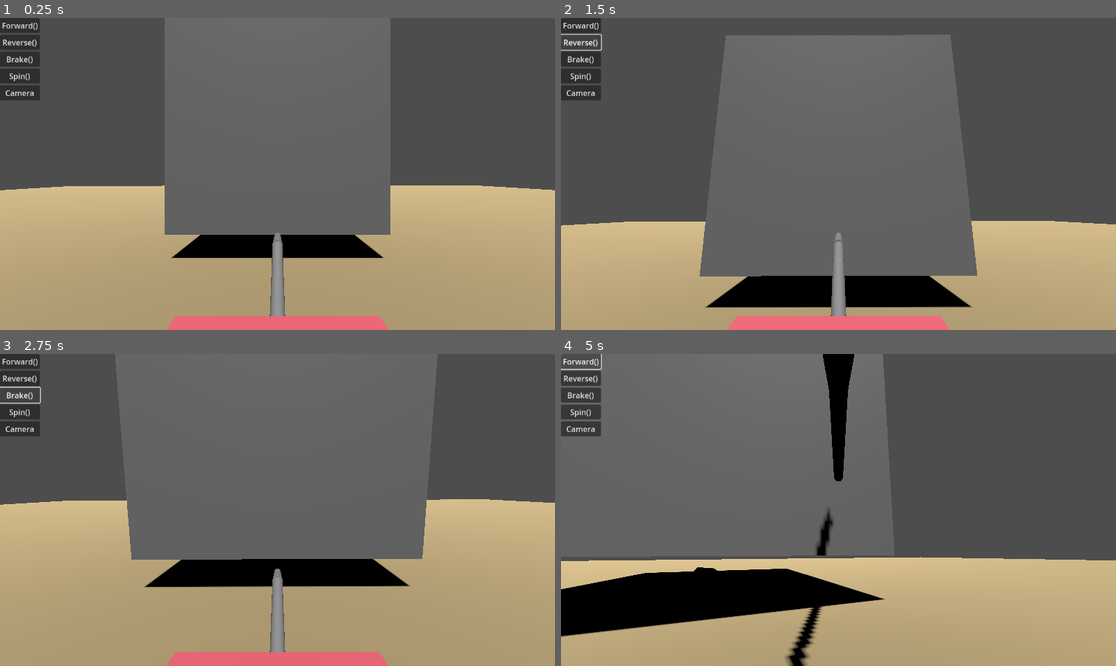
Above: before the commit, frames 1-4 (two rows, left to right).
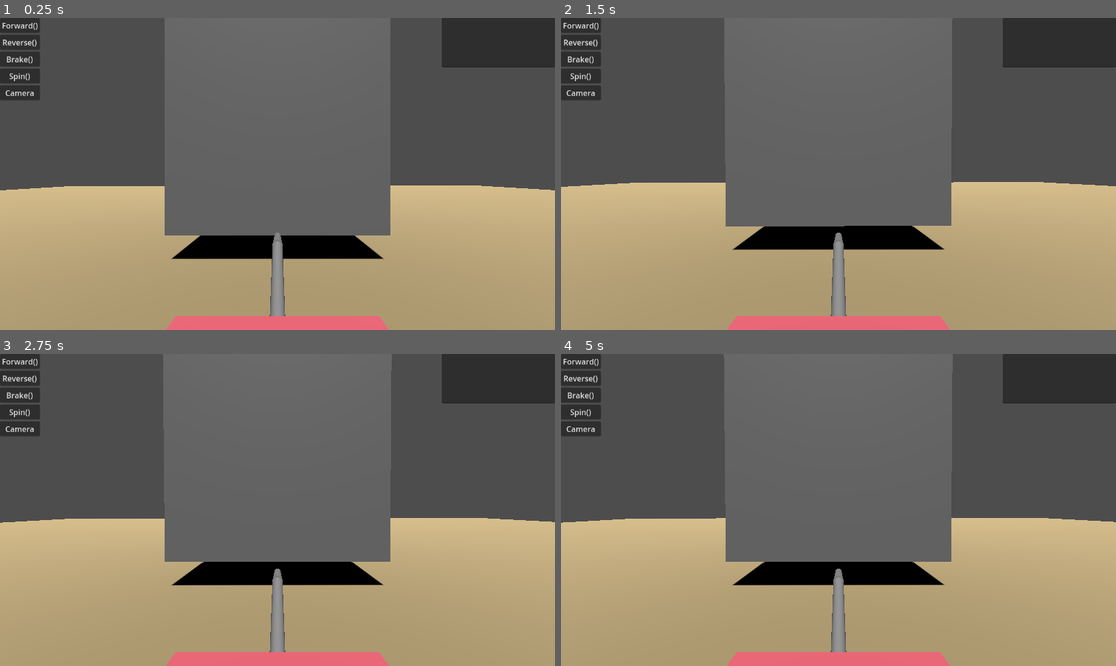
Above: after the commit, the same moments.

Repository: PandorasGit/RoverGame
Game: Godot game, scene res://DevRoom.tscn
Two runs of this game, one before a commit and one after it. Both use one fixed random seed, a clock stepped at 60 frames per second and the inputs below.
Inputs:
- Up to frame 1 (0.25 s): no input
- Up to frame 2 (1.5 s): click "Forward()" at 0.5 s; click "Reverse()" at 1.25 s
- Up to frame 3 (2.75 s): click "Brake()" at 2 s
- Up to frame 4 (5 s): click "Spin()" at 2.75 s; click "Camera" at 3.5 s; click "Forward()" at 4.25 s

The runs differ from the first frame. In frame 1, 3.5% of the frame differs, in the area x 0-100%, y 0-78%; in frame 2, 25%; in frame 3, 9.1%; in frame 4, 34%, in the area x 0-100%, y 0-100%.

Commit message:
Fix player inability to tell the direction they are facing

Diff:
--- a/project/DevRoom.tscn
+++ b/project/DevRoom.tscn
@@ -1,7 +1,8 @@
-[gd_scene load_steps=8 format=3 uid="uid://i1fr2h6a5dsh"]
+[gd_scene load_steps=9 format=3 uid="uid://i1fr2h6a5dsh"]
 
 [ext_resource type="PackedScene" uid="uid://bxemp6owpggy" path="res://rover.tscn" id="1_6vqof"]
 [ext_resource type="PackedScene" uid="uid://c0sve2nlpfc2" path="res://debug.tscn" id="2_7ejls"]
+[ext_resource type="PackedScene" uid="uid://dmgb7hl5nyact" path="res://console.tscn" id="3_jfymj"]
 
 [sub_resource type="StandardMaterial3D" id="StandardMaterial3D_dqf4j"]
 albedo_color = Color(0.686275, 0.603922, 0.435294, 1)
@@ -57,6 +58,8 @@
 [node name="CollisionShape3D" type="CollisionShape3D" parent="Obstacle2"]
 shape = SubResource("BoxShape3D_j1tim")
 
+[node name="console" parent="." instance=ExtResource("3_jfymj")]
+
 [connection signal="pressed" from="debug/VBoxContainer/Forward" to="rover" method="forward"]
 [connection signal="pressed" from="debug/VBoxContainer/Reverse" to="rover" method="reverse"]
 [connection signal="pressed" from="debug/VBoxContainer/Brake" to="rover" method="brake"]
--- /dev/null
+++ b/project/adaptor.gd
@@ -0,0 +1,3 @@
+extends Node3D
+
+var command
--- /dev/null
+++ b/project/adaptor.tscn
@@ -0,0 +1,9 @@
+[gd_scene load_steps=3 format=3 uid="uid://b25risbogg78u"]
+
+[ext_resource type="Script" path="res://adaptor.gd" id="1_aq2ke"]
+[ext_resource type="PackedScene" uid="uid://bxemp6owpggy" path="res://rover.tscn" id="2_equvx"]
+
+[node name="adaptor" type="Node3D"]
+script = ExtResource("1_aq2ke")
+
+[node name="rover" parent="." instance=ExtResource("2_equvx")]
--- /dev/null
+++ b/project/console.gd
@@ -0,0 +1,14 @@
+extends Control
+
+@onready var text_box = $TextEdit
+
+func _on_text_edit_text_changed():
+	if _parse():
+		text_box.modulate = Color.GREEN
+	else:
+		text_box.modulate = Color.WHITE
+
+
+func _parse():
+	if text_box.text == "forward":
+		return true
--- /dev/null
+++ b/project/console.tscn
@@ -0,0 +1,23 @@
+[gd_scene load_steps=2 format=3 uid="uid://dmgb7hl5nyact"]
+
+[ext_resource type="Script" path="res://console.gd" id="1_qdpmb"]
+
+[node name="console" type="Control"]
+layout_mode = 3
+anchors_preset = 15
+anchor_right = 1.0
+anchor_bottom = 1.0
+grow_horizontal = 2
+grow_vertical = 2
+script = ExtResource("1_qdpmb")
+
+[node name="TextEdit" type="TextEdit" parent="."]
+layout_mode = 1
+anchors_preset = 1
+anchor_left = 1.0
+anchor_right = 1.0
+offset_left = -235.0
+offset_bottom = 103.0
+grow_horizontal = 0
+
+[connection signal="text_changed" from="TextEdit" to="." method="_on_text_edit_text_changed"]
--- a/project/rover.gd
+++ b/project/rover.gd
@@ -9,6 +9,7 @@
 @onready var backRightWheel = $VehicleBody3D/BackRight
 @onready var backLeftWheel = $VehicleBody3D/BackLeft
 var current_cam := 0
+
 
 func forward():
 	rover.brake = 0
--- a/project/rover.tscn
+++ b/project/rover.tscn
@@ -54,7 +54,10 @@
 transform = Transform3D(1, 0, 0, 0, 1, 0, 0, 0, 1, 1.26923, -0.924278, -1.2414)
 use_as_traction = true
 use_as_steering = true
-suspension_stiffness = 10.0
+suspension_travel = 0.3
+suspension_stiffness = 8.0
+damping_compression = 2.0
+damping_relaxation = 2.0
 
 [node name="MeshInstance3D" type="MeshInstance3D" parent="VehicleBody3D/FrontRight"]
 transform = Transform3D(-4.37114e-08, 1, 0, -1, -4.37114e-08, 0, 0, 0, 1, 0, 0, 0)
@@ -64,7 +67,10 @@
 transform = Transform3D(1, 0, 0, 0, 1, 0, 0, 0, 1, -1.27714, -0.924278, -1.2414)
 use_as_traction = true
 use_as_steering = true
-suspension_stiffness = 10.0
+suspension_travel = 0.3
+suspension_stiffness = 8.0
+damping_compression = 2.0
+damping_relaxation = 2.0
 
 [node name="MeshInstance3D" type="MeshInstance3D" parent="VehicleBody3D/FrontLeft"]
 transform = Transform3D(-4.37114e-08, 1, 0, -1, -4.37114e-08, 0, 0, 0, 1, 0, 0, 0)
@@ -73,7 +79,10 @@
 [node name="MiddleRight" type="VehicleWheel3D" parent="VehicleBody3D"]
 transform = Transform3D(1, 0, 0, 0, 1, 0, 0, 0, 1, 1.26923, -0.924278, 9.53674e-07)
 use_as_traction = true
-suspension_stiffness = 10.0
+suspension_travel = 0.3
+suspension_stiffness = 8.0
+damping_compression = 2.0
+damping_relaxation = 2.0
 
 [node name="MeshInstance3D" type="MeshInstance3D" parent="VehicleBody3D/MiddleRight"]
 transform = Transform3D(-4.37114e-08, 1, 0, -1, -4.37114e-08, 0, 0, 0, 1, 0, 0, 0)
@@ -82,7 +91,10 @@
 [node name="MiddleLeft" type="VehicleWheel3D" parent="VehicleBody3D"]
 transform = Transform3D(1, 0, 0, 0, 1, 0, 0, 0, 1, -1.27714, -0.924278, 9.53674e-07)
 use_as_traction = true
-suspension_stiffness = 10.0
+suspension_travel = 0.3
+suspension_stiffness = 8.0
+damping_compression = 2.0
+damping_relaxation = 2.0
 
 [node name="MeshInstance3D" type="MeshInstance3D" parent="VehicleBody3D/MiddleLeft"]
 transform = Transform3D(-4.37114e-08, 1, 0, -1, -4.37114e-08, 0, 0, 0, 1, 0, 0, 0)
@@ -92,7 +104,10 @@
 transform = Transform3D(1, 0, 0, 0, 1, 0, 0, 0, 1, 1.26923, -0.924278, 1.32262)
 use_as_traction = true
 use_as_steering = true
-suspension_stiffness = 10.0
+suspension_travel = 0.3
+suspension_stiffness = 8.0
+damping_compression = 2.0
+damping_relaxation = 2.0
 
 [node name="MeshInstance3D" type="MeshInstance3D" parent="VehicleBody3D/BackRight"]
 transform = Transform3D(-4.37114e-08, 1, 0, -1, -4.37114e-08, 0, 0, 0, 1, 0, 0, 0)
@@ -102,7 +117,10 @@
 transform = Transform3D(1, 0, 0, 0, 1, 0, 0, 0, 1, -1.27714, -0.924278, 1.32262)
 use_as_traction = true
 use_as_steering = true
-suspension_stiffness = 10.0
+suspension_travel = 0.3
+suspension_stiffness = 8.0
+damping_compression = 2.0
+damping_relaxation = 2.0
 
 [node name="MeshInstance3D" type="MeshInstance3D" parent="VehicleBody3D/BackLeft"]
 transform = Transform3D(-4.37114e-08, 1, 0, -1, -4.37114e-08, 0, 0, 0, 1, 0, 0, 0)
